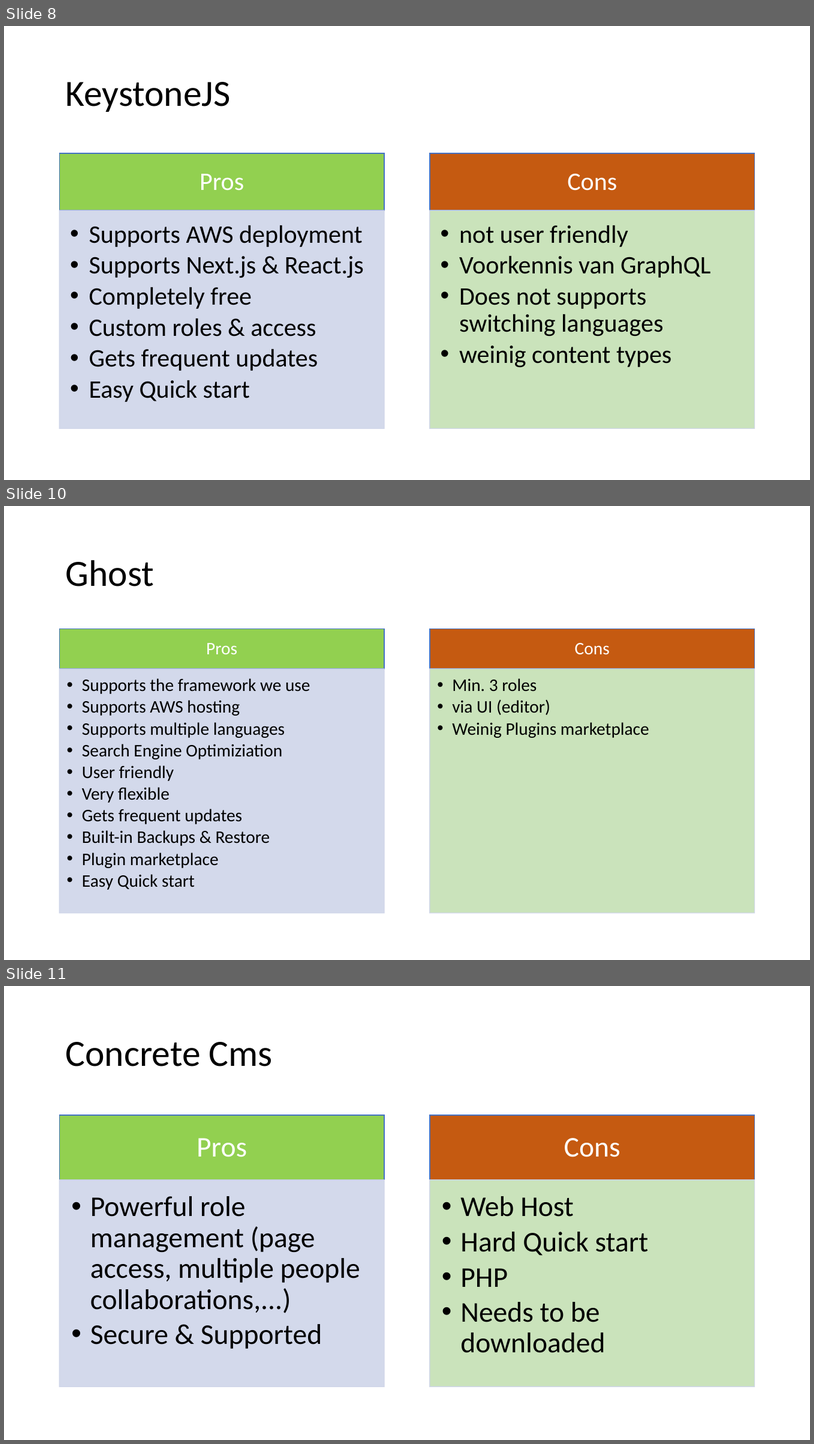
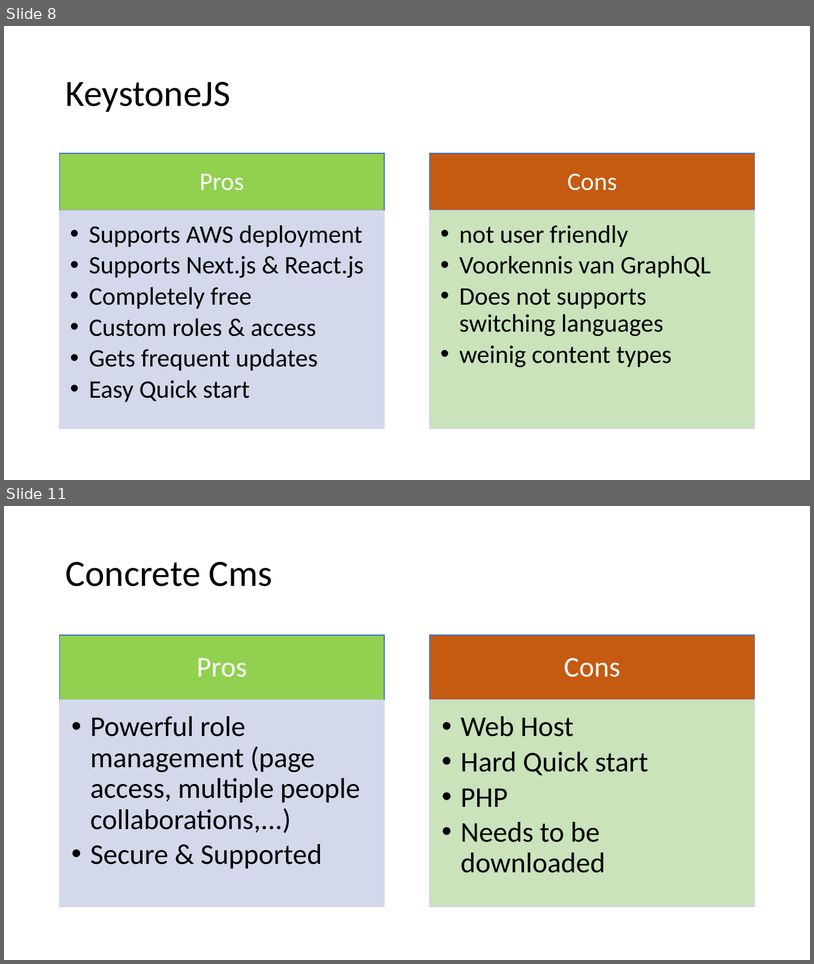
Before and after one commit to mohammedOulad/Bloomup, a slide deck: Headless CMS.pptx. Shown one above the other, each under a label of ours: slides 8, 10 and 11 before the commit, slides 8 and 11 after it; the slides between them are not shown. The pictures are 814x1444 and 814x964 pixels, drawn with LibreOffice and Linux fonts; fonts in the diff are those of the drawing. Boxes give left, top, right and bottom in pixels: in the first picture for what was removed or moved away, otherwise in the second. Text is boxed around its words. In the diff, an @@ line names an element or a change of style, - is before the commit and + after.

```diff
--- a/Headless CMS.pptx
+++ b/Headless CMS.pptx
@@ slide 10 removed at bbox=[4, 506, 810, 960], background #FFFFFF @@
@@ title removed at bbox=[65, 560, 154, 586] @@
-Ghost
@@ group removed at bbox=[60, 629, 755, 913]: 4 rectangles, 4 texts @@
-Pros
-  • Supports the framework we use
-  • Supports AWS hosting
-  • Supports multiple languages
-  • Search Engine Optimiziation
-  • User friendly
-  • Very flexible
-  • Gets frequent updates
-  • Built-in Backups & Restore
-  • Plugin marketplace
-  • Easy Quick start
-Cons
-  • Min. 3 roles
-  • via UI (editor)
-  • Weinig Plugins marketplace
```
Also in this commit, not shown: 5 slides changed, 1 slide added, 6 other files.
